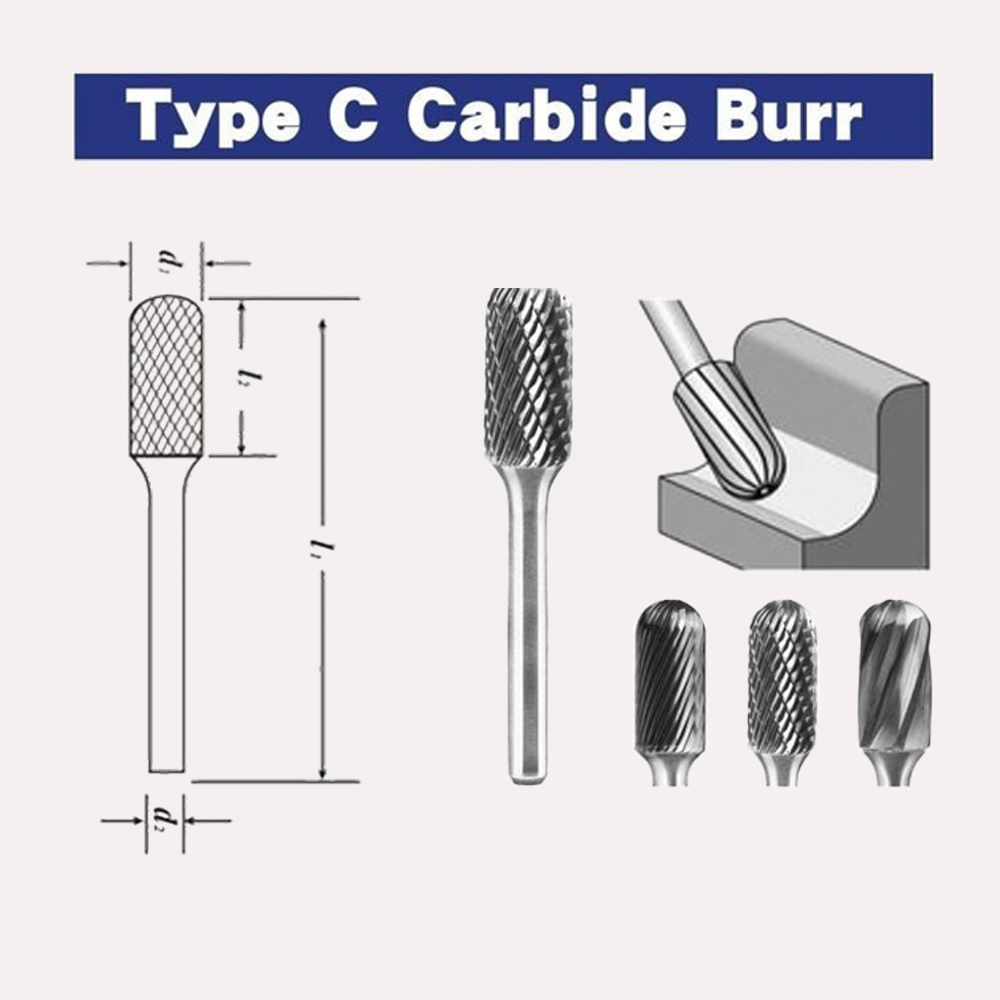
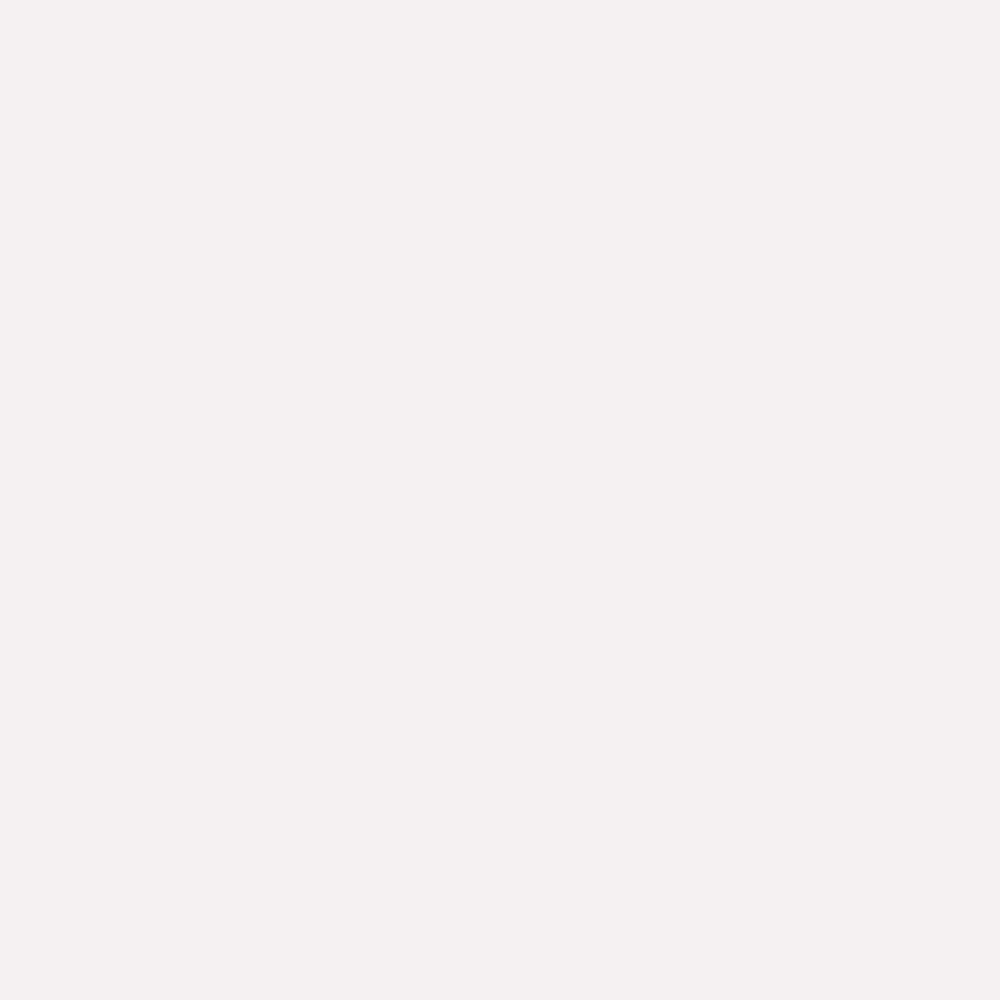
Revision of a layered 1000×1000 image; what changed, layer by layer:
hid group "Ảnh đại diện" (4 layers) over box(72, 72, 936, 856)
painted on "Light Tools Ảnh đại diện" over box(72, 72, 936, 856)